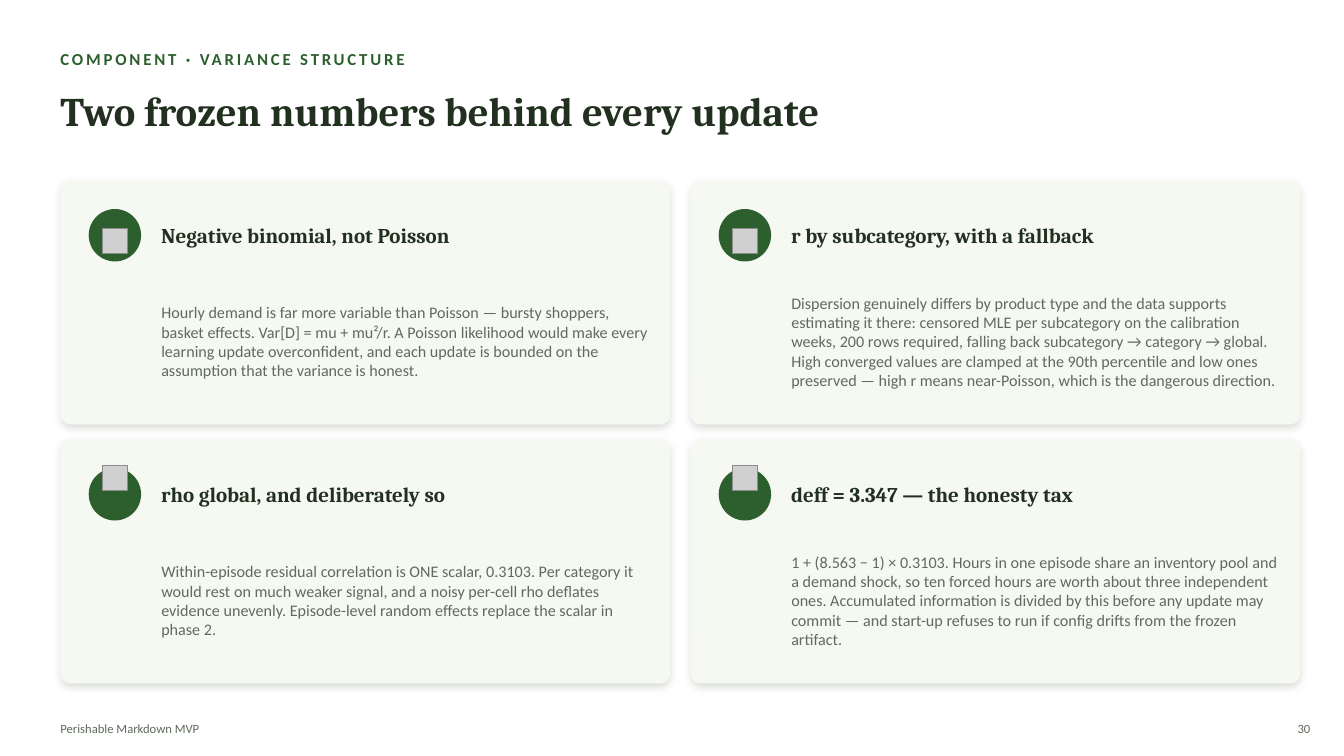
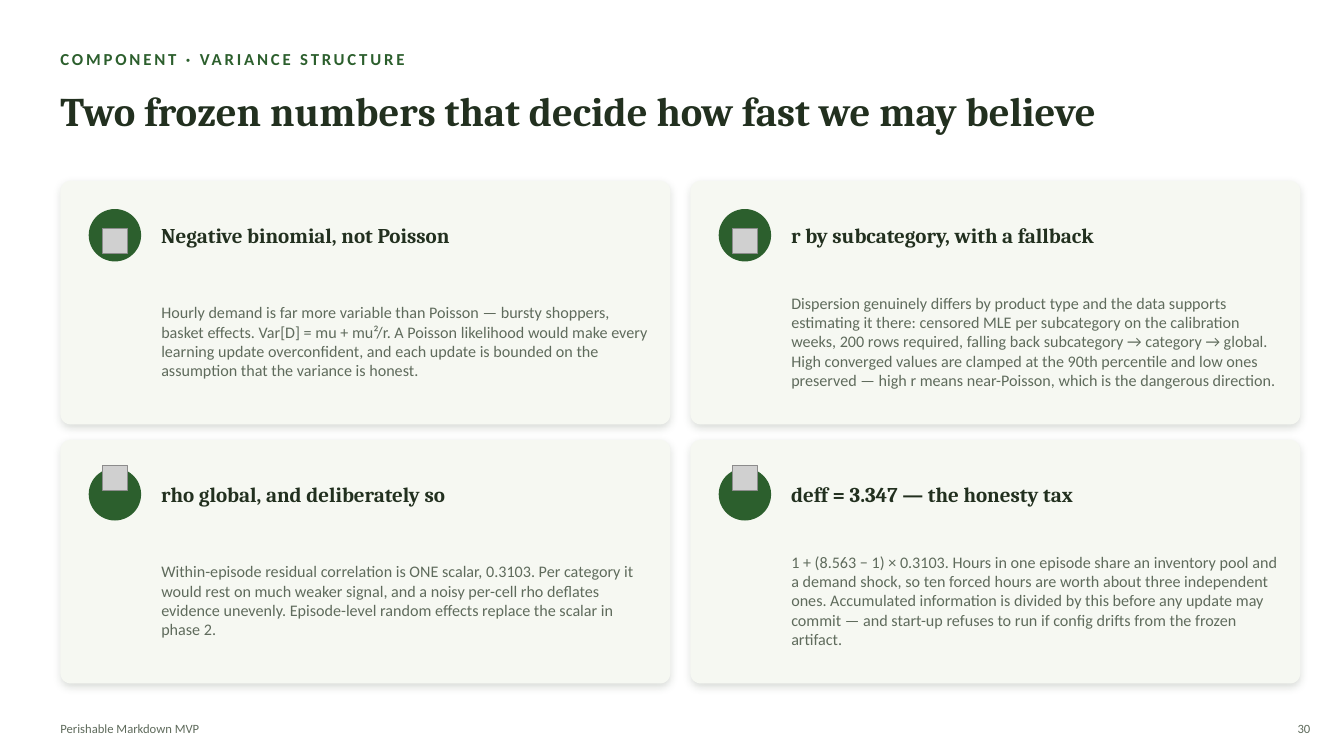
Before and after one commit to Kamalyunus/fresh-markdown, a slide deck: slide 30 of docs/perishable_markdown_deck_v3.pptx. Drawn at 1344x756 pixels with LibreOffice and Linux fonts; fonts in the diff are those of the drawing; grey boxes stand for pictures. Boxes give left, top, right and bottom in pixels: in the first picture for what was removed or moved away, otherwise in the second. Text is boxed around its words. In the diff, an @@ line names an element or a change of style, - is before the commit and + after.

```diff
--- a/docs/perishable_markdown_deck_v3.pptx
+++ b/docs/perishable_markdown_deck_v3.pptx
@@ text at (60, 97, 1096, 135): text changed @@
-Two frozen numbers behind every update
+Two frozen numbers that decide how fast we may believe
```
Also in this commit, not shown: 7 other files.
